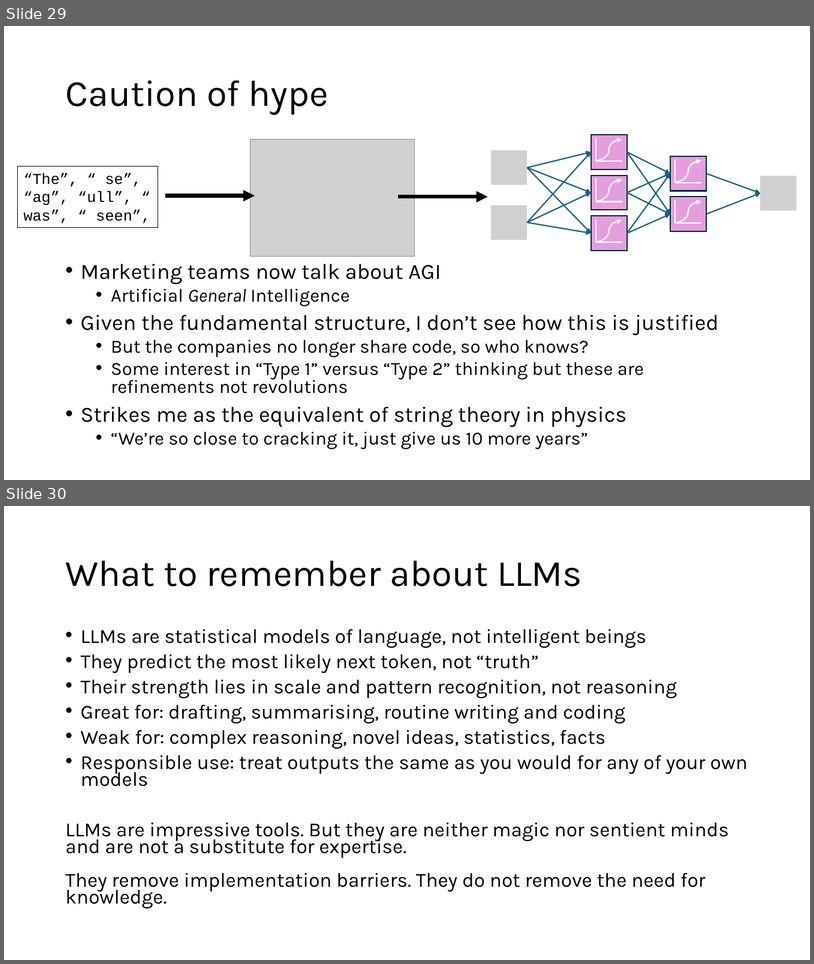
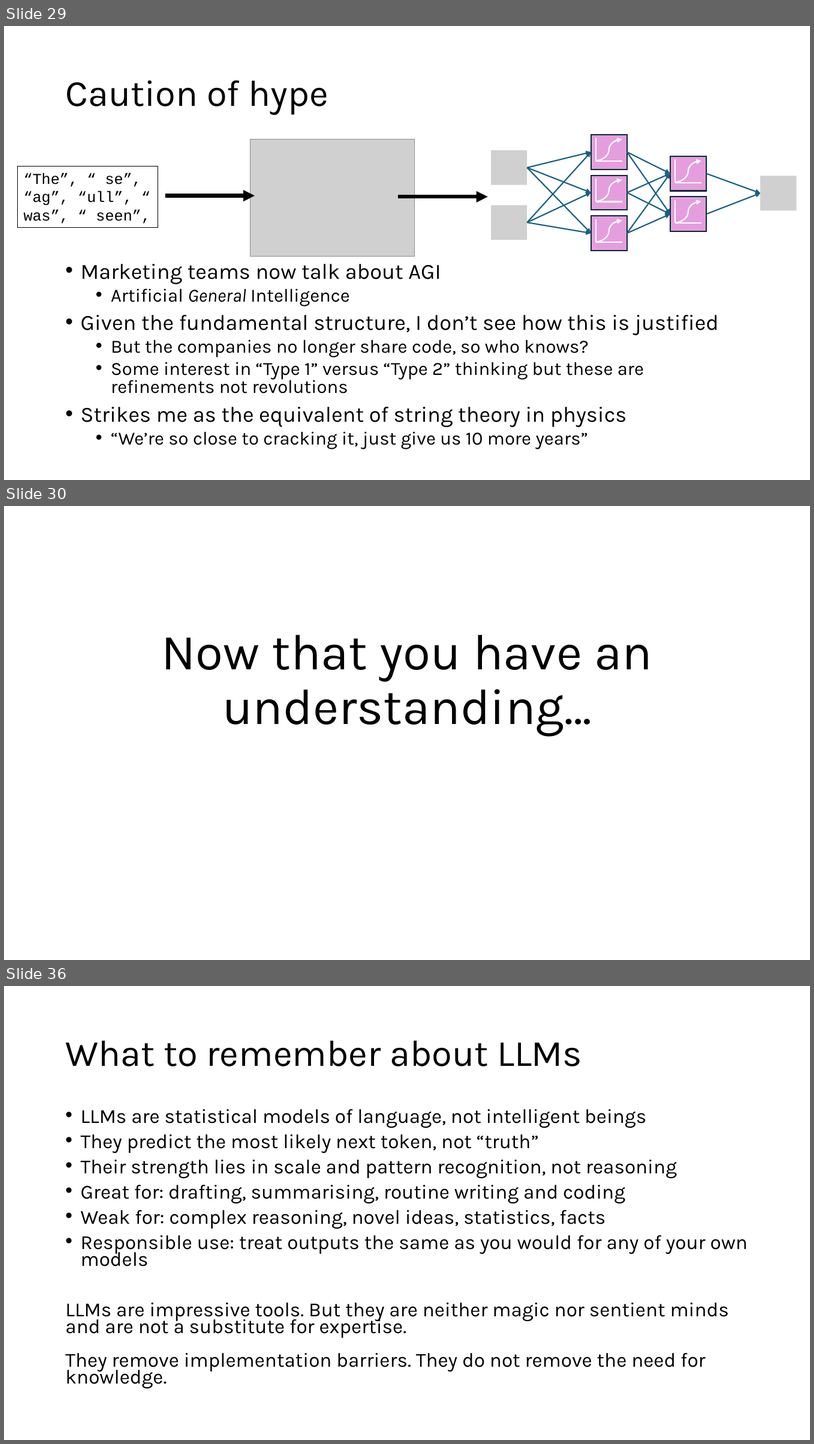
Before and after one commit to DeonRoos/stats-for-biologists, a slide deck: Lectures/BI3010 Lecture XX Large Language Models.pptx. Shown one above the other, each under a label of ours: slides 29 and 30 before the commit, slides 29, 30 and 36 after it; the slides between them are not shown. The pictures are 814x964 and 814x1444 pixels, drawn with LibreOffice and Linux fonts; fonts in the diff are those of the drawing; grey boxes stand for pictures. Boxes give left, top, right and bottom in pixels: in the first picture for what was removed or moved away, otherwise in the second. Text is boxed around its words. In the diff, an @@ line names an element or a change of style, - is before the commit and + after.

```diff
--- a/Lectures/BI3010 Lecture XX Large Language Models.pptx
+++ b/Lectures/BI3010 Lecture XX Large Language Models.pptx
@@ slide 30 added at bbox=[4, 506, 810, 960], background #FFFFFF @@
@@ title added at bbox=[161, 634, 653, 736], 60 pt, text #000000 @@
+Now that you have an understanding…
@@ what was slide 30 is now slide 36 @@
```
Also in this commit, not shown: 3 slides changed, 5 other slides added.
